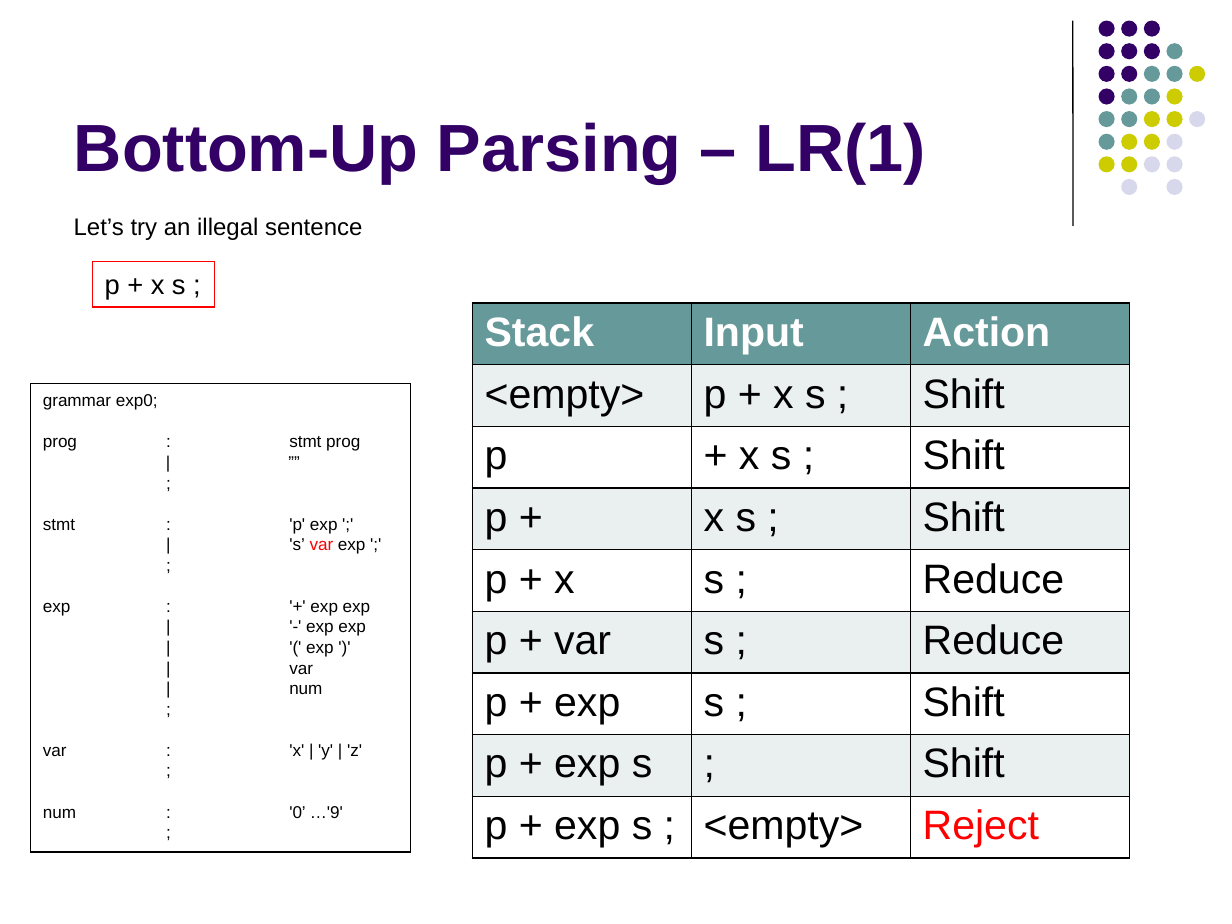
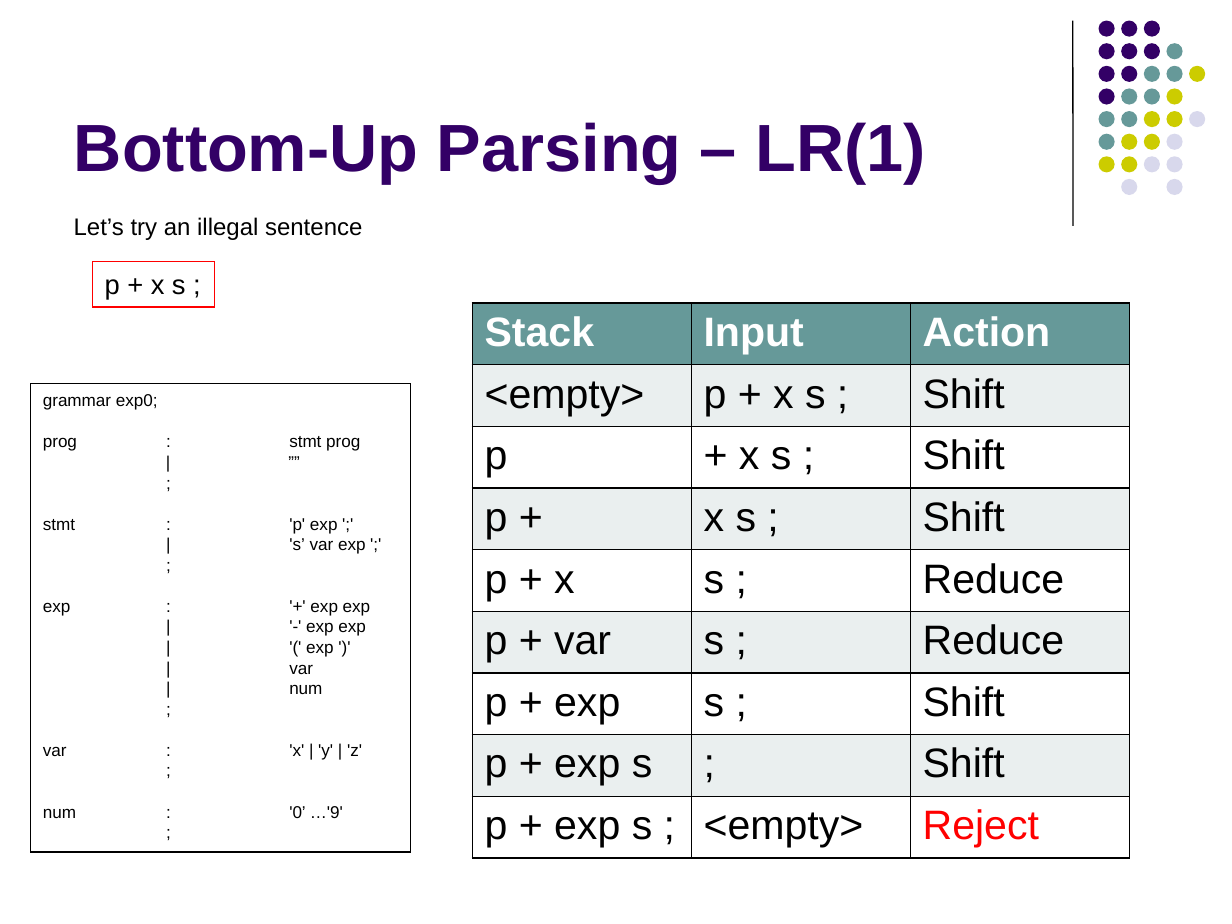
Before and after one commit to lutzhamel/CSC402, a slide deck: slide 5 of csc402-ln003.pptx. Drawn at 1232x924 pixels with LibreOffice and Linux fonts; fonts in the diff are those of the drawing. Boxes give left, top, right and bottom in pixels: in the first picture for what was removed or moved away, otherwise in the second. Text is boxed around its words. In the diff, an @@ line names an element or a change of style, - is before the commit and + after.

```diff
--- a/csc402-ln003.pptx
+++ b/csc402-ln003.pptx
@@ text in rectangle at [289,538,366,554]: text colour #FF0000 to #000000 in "var" @@
```
Also in this commit, not shown: 3 other slides changed, 1 other file.
